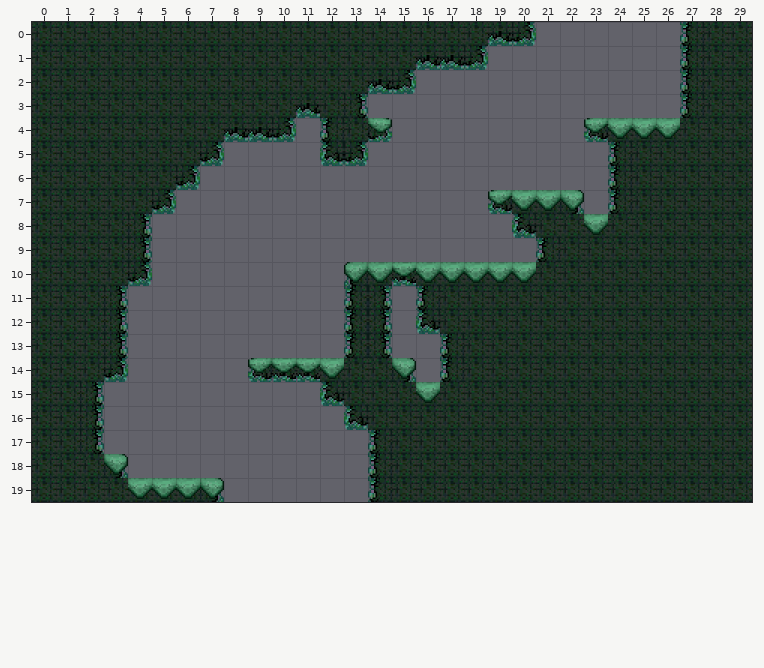
Tiled map -- captain_brinetooth/Assets/maps/level_rooms0/NStile7.tmx. The first picture shows the starting point.
Cells are 64x64 px. Shown: x 0..29, y 0..19.
And afterwards:
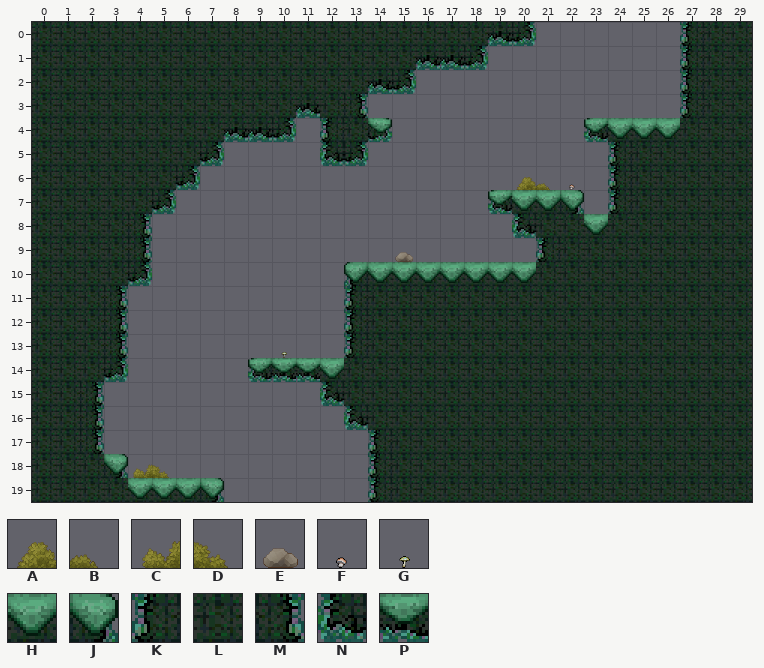
Key: from "deco1": A 1, B 2, C 3, D 4, E 6, F 9, G 18; from "level0": H 1, J 2, K 4, L 5, M 6, N 8, P 13.
_ is an empty cell.
Tiles of an added or newly shown layer are drawn over the layers below it.
What changed:
Layer "tiles":
y 10: x 15 P -> H
y 11: x 14..16 M_K -> LLL
y 12: x 14..16 M_N -> LLL
y 13: x 14..17 M__K -> LLLL
y 14: x 15..17 J_K -> LLL
y 15: x 16 H -> L
Layer "deco" (added):
y 6: x 20..22 ___ -> ABF
y 9: x 15 _ -> E
y 13: x 10 _ -> G
y 18: x 4..5 __ -> CD
Where, in picture pixels (left, top, right, bottom), the same in both pictures:
added: (516, 177, 575, 190)
changed: (368, 252, 464, 403)
added: (281, 352, 287, 358)
added: (133, 464, 169, 478)
